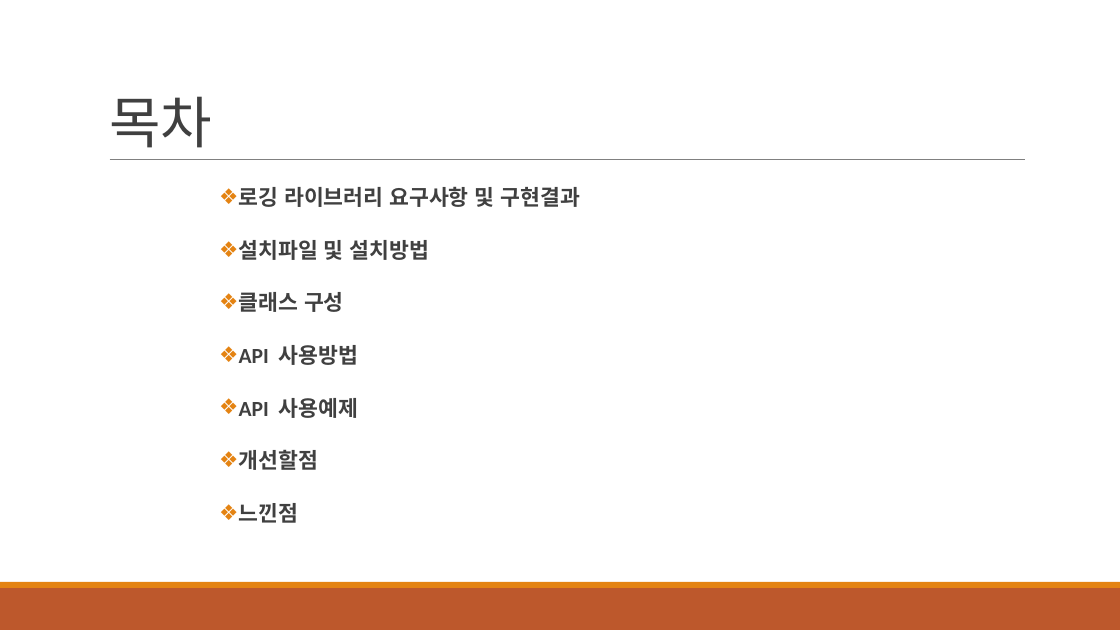
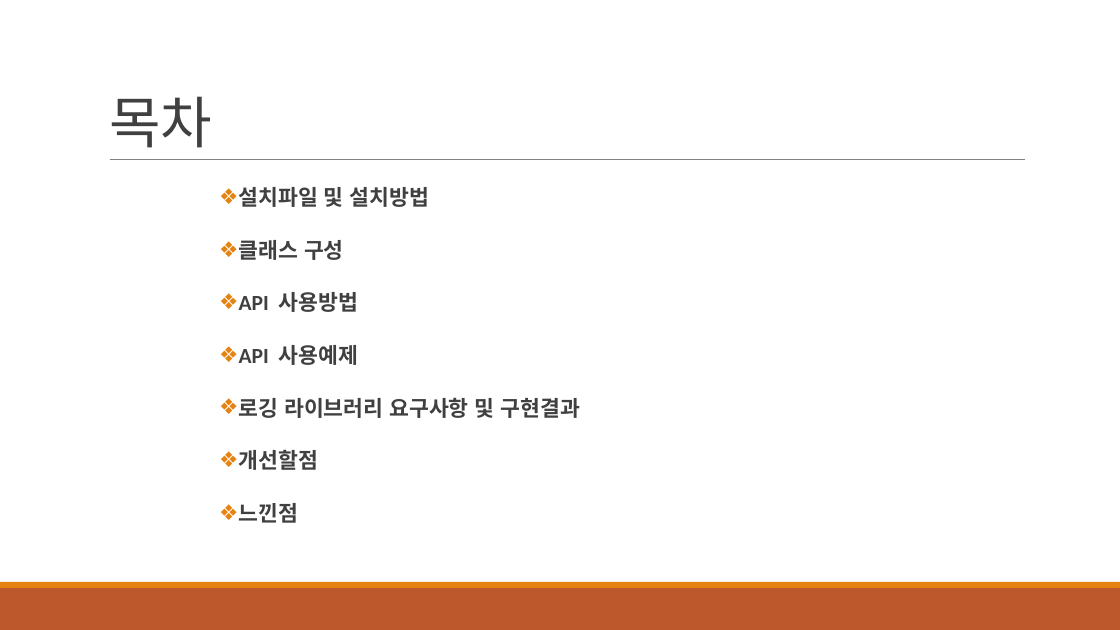
Before and after one commit to tjjeon/tjjeon1019, a slide deck: slide 2 of 전태준_C++프로젝트(201022).pptx. Drawn at 1120x630 pixels with LibreOffice and Linux fonts; fonts in the diff are those of the drawing. Boxes give left, top, right and bottom in pixels: in the first picture for what was removed or moved away, otherwise in the second. Text is boxed around its words. In the diff, an @@ line names an element or a change of style, - is before the commit and + after.

```diff
--- a/전태준_C++프로젝트(201022).pptx
+++ b/전태준_C++프로젝트(201022).pptx
@@ text at (239,186,580,207): paragraph removed @@
-❖ 로깅 라이브러리 요구사항 및 구현결과
@@ text at (239,397,580,418): paragraph added @@
+❖ 로깅 라이브러리 요구사항 및 구현결과
```
Also in this commit, not shown: 2 other slides changed.
